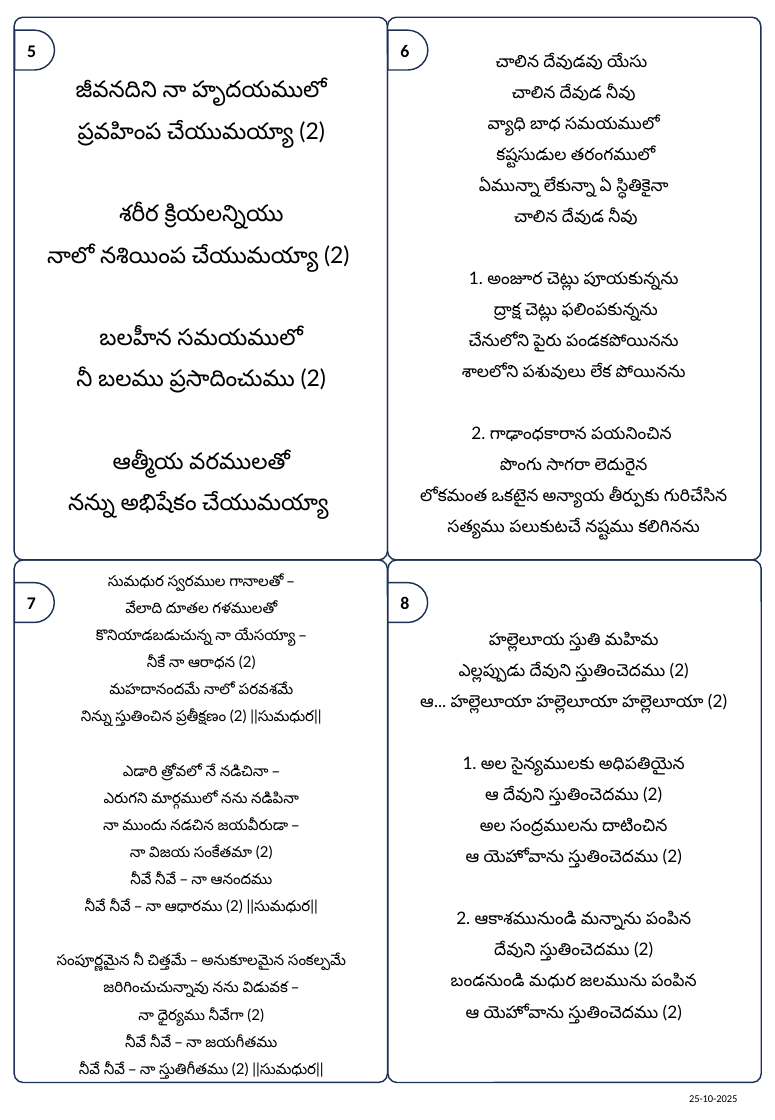
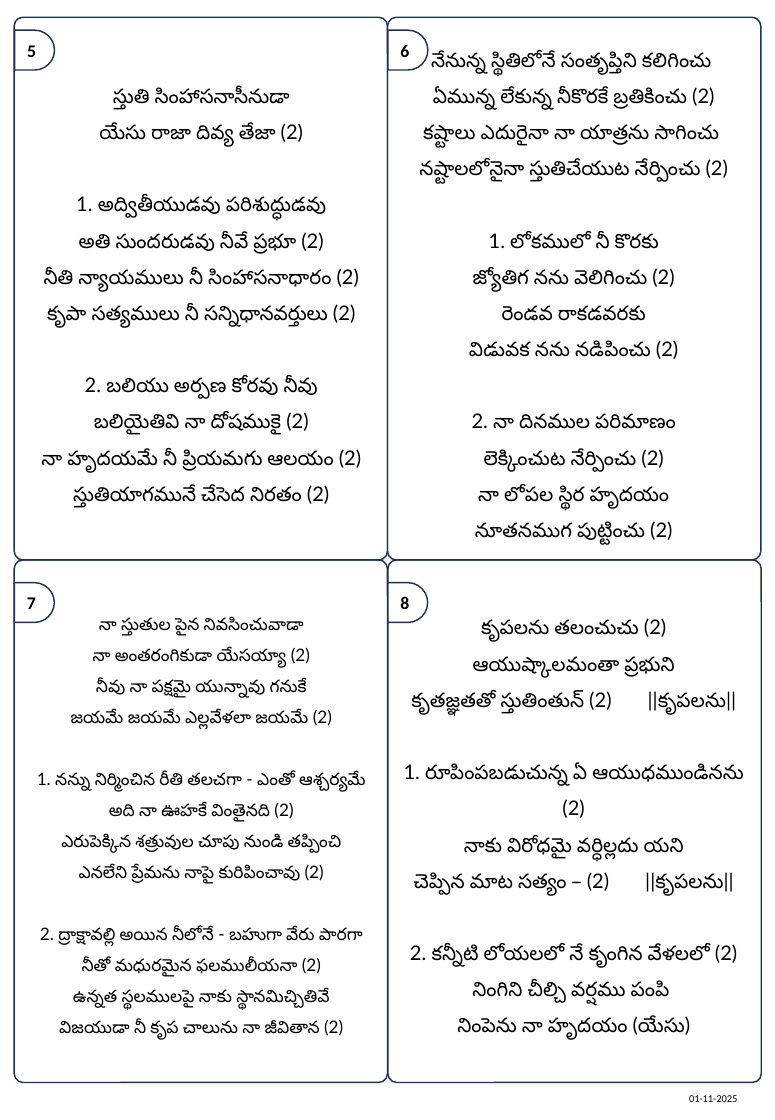
Before and after one commit to venu-webdev/songsDb, a slide deck: slide 2 of songsTemplate.pptx. Drawn at 775x1120 pixels with LibreOffice and Linux fonts; fonts in the diff are those of the drawing. Boxes give left, top, right and bottom in pixels: in the first picture for what was removed or moved away, otherwise in the second. Text is boxed around its words. In the diff, an @@ line names an element or a change of style, - is before the commit and + after.

```diff
--- a/songsTemplate.pptx
+++ b/songsTemplate.pptx
@@ text at [419,52,728,545]: text changed; size 12 to 14 pt @@
-చాలిన దేవుడవు యేసు
-చాలిన దేవుడ నీవు
-వ్యాధి బాధ సమయములో
-కష్టసుడుల తరంగములో
-ఏమున్నా లేకున్నా ఏ స్ధితికైనా
-చాలిన దేవుడ నీవు
-1. అంజూర చెట్లు పూయకున్నను
-ద్రాక్ష చెట్లు ఫలింపకున్నను
-చేనులోని పైరు పండకపోయినను
-శాలలోని పశువులు లేక పోయినను
-2. గాఢాంధకారాన పయనించిన
-పొంగు సాగరా లెదురైన
-లోకమంత ఒకటైన అన్యాయ తీర్పుకు గురిచేసిన
-సత్యము పలుకుటచే నష్టము కలిగినను
+నేనున్న స్థితిలోనే సంతృప్తిని కలిగించు
+ఏమున్న లేకున్న నీకొరకే బ్రతికించు (2)
+కష్టాలు ఎదురైనా నా యాత్రను సాగించు
+నష్టాలలోనైనా స్తుతిచేయుట నేర్పించు (2)
+1. లోకములో నీ కొరకు
+జ్యోతిగ నను వెలిగించు (2)
+రెండవ రాకడవరకు
+విడువక నను నడిపించు (2)
+2. నా దినముల పరిమాణం
+లెక్కించుట నేర్పించు (2)
+నా లోపల స్థిర హృదయం
+నూతనముగ పుట్టించు (2)
@@ text at [41,88,361,508]: text changed; size 16 to 14 pt @@
-జీవనదిని నా హృదయములో
-ప్రవహింప చేయుమయ్యా (2)
-శరీర క్రియలన్నియు
-నాలో నశియింప చేయుమయ్యా (2)
-బలహీన సమయములో
-నీ బలము ప్రసాదించుము (2)
-ఆత్మీయ వరములతో
-నన్ను అభిషేకం చేయుమయ్యా
+స్తుతి సింహాసనాసీనుడా
+యేసు రాజా దివ్య తేజా (2)
+1. అద్వితీయుడవు పరిశుద్ధుడవు
+అతి సుందరుడవు నీవే ప్రభూ (2)
+నీతి న్యాయములు నీ సింహాసనాధారం (2)
+కృపా సత్యములు నీ సన్నిధానవర్తులు (2)
+2. బలియు అర్పణ కోరవు నీవు
+బలియైతివి నా దోషముకై (2)
+నా హృదయమే నీ ప్రియమగు ఆలయం (2)
+స్తుతియాగమునే చేసెద నిరతం (2)
@@ text at [37,617,365,1040]: text changed; size 10.5 to 12 pt @@
-సుమధుర స్వరముల గానాలతో –
-వేలాది దూతల గళములతో
-కొనియాడబడుచున్న నా యేసయ్యా –
-నీకే నా ఆరాధన (2)
-మహదానందమే నాలో పరవశమే
-నిన్ను స్తుతించిన ప్రతీక్షణం (2) ||సుమధుర||
-ఎడారి త్రోవలో నే నడిచినా –
-ఎరుగని మార్గములో నను నడిపినా
-నా ముందు నడచిన జయవీరుడా –
-నా విజయ సంకేతమా (2)
-నీవే నీవే – నా ఆనందము
-నీవే నీవే – నా ఆధారము (2) ||సుమధుర||
-సంపూర్ణమైన నీ చిత్తమే – అనుకూలమైన సంకల్పమే
-జరిగించుచున్నావు నను విడువక –
-నా ధైర్యము నీవేగా (2)
-నీవే నీవే – నా జయగీతము
-నీవే నీవే – నా స్తుతిగీతము (2) ||సుమధుర||
+నా స్తుతుల పైన నివసించువాడా
+నా అంతరంగికుడా యేసయ్యా (2)
+నీవు నా పక్షమై యున్నావు గనుకే
+జయమే జయమే ఎల్లవేళలా జయమే (2)
+1. నన్ను నిర్మించిన రీతి తలచగా - ఎంతో ఆశ్చర్యమే
+అది నా ఊహకే వింతైనది (2)
+ఎరుపెక్కిన శత్రువుల చూపు నుండి తప్పించి
+ఎనలేని ప్రేమను నాపై కురిపించావు (2)
+2. ద్రాక్షావల్లి అయిన నీలోనే - బహుగా వేరు పారగా
+నీతో మధురమైన ఫలములీయనా (2)
+ఉన్నత స్థలములపై నాకు స్థానమిచ్చితివే
+విజయుడా నీ కృప చాలును నా జీవితాన (2)
@@ text at [404,618,744,1040]: text changed; size 12 to 14 pt @@
-హల్లెలూయ స్తుతి మహిమ
-ఎల్లప్పుడు దేవుని స్తుతించెదము (2)
-ఆ... హల్లెలూయా హల్లెలూయా హల్లెలూయా (2)
-1. అల సైన్యములకు అధిపతియైన
-ఆ దేవుని స్తుతించెదము (2)
-అల సంద్రములను దాటించిన
-ఆ యెహోవాను స్తుతించెదము (2)
-2. ఆకాశమునుండి మన్నాను పంపిన
-దేవుని స్తుతించెదము (2)
-బండనుండి మధుర జలమును పంపిన
-ఆ యెహోవాను స్తుతించెదము (2)
+కృపలను తలంచుచు (2)
+ఆయుష్కాలమంతా ప్రభుని
+కృతజ్ఞతతో స్తుతింతున్ (2) ||కృపలను||
+1. రూపింపబడుచున్న ఏ ఆయుధముండినను (2)
+నాకు విరోధమై వర్ధిల్లదు యని
+చెప్పిన మాట సత్యం – (2) ||కృపలను||
+2. కన్నీటి లోయలలో నే కృంగిన వేళలలో (2)
+నింగిని చీల్చి వర్షము పంపి
+నింపెను నా హృదయం (యేసు)
@@ text at [689,1095,737,1102]: text changed @@
-25-10-2025
+01-11-2025
```
Also in this commit, not shown: 1 other slide changed, 3 other files.
